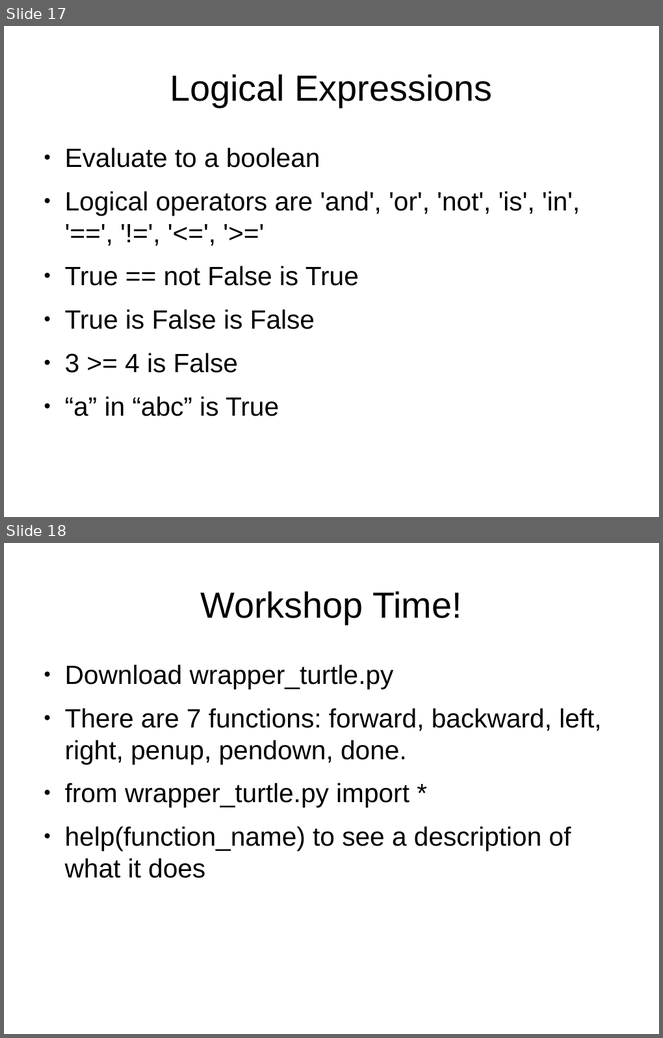
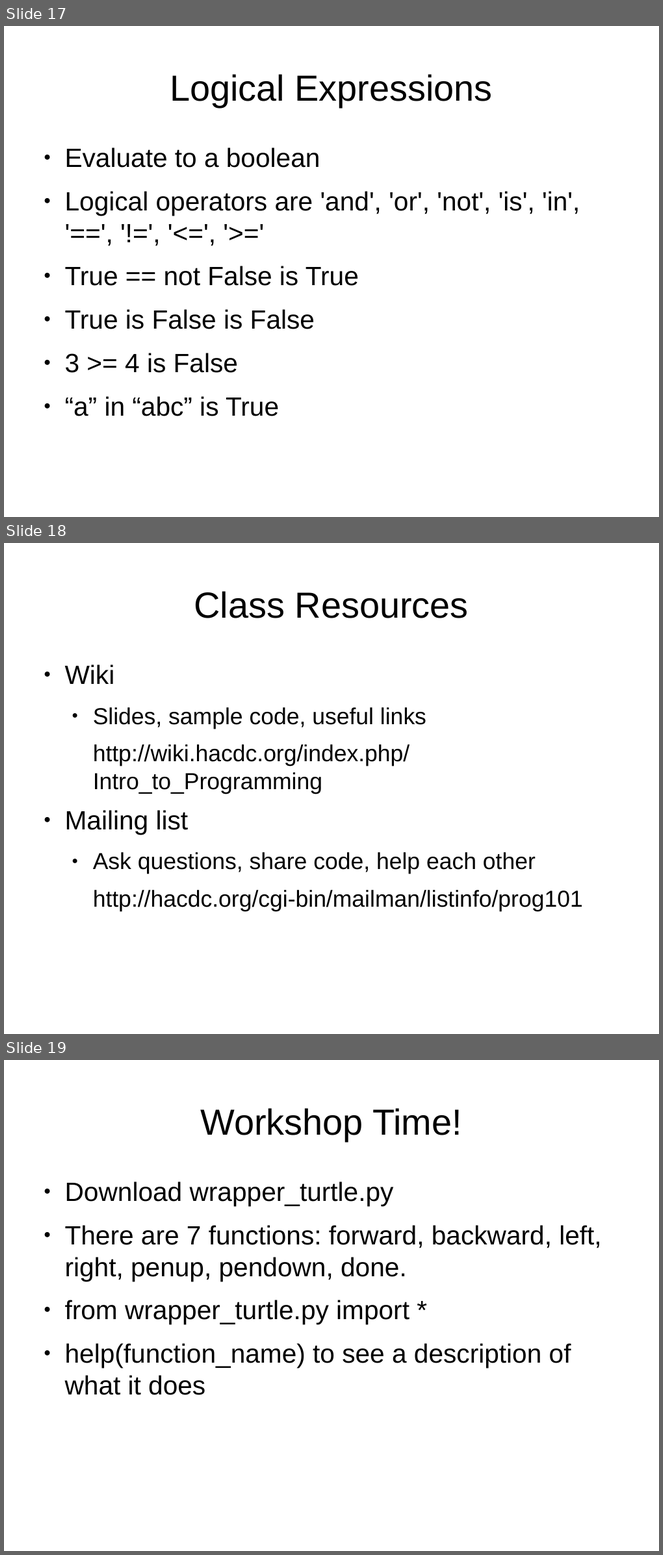
Before and after one commit to bradfordbarr/HacDC-Intro-to-Programming, a slide deck: class_0/class0.odp. Shown one above the other, each under a label of ours: slides 17 and 18 before the commit, slides 17, 18 and 19 after it. The pictures are 663x1038 and 663x1555 pixels, drawn with LibreOffice and Linux fonts; fonts in the diff are those of the drawing. Boxes give left, top, right and bottom in pixels: in the first picture for what was removed or moved away, otherwise in the second. Text is boxed around its words. In the diff, an @@ line names an element or a change of style, - is before the commit and + after.

Commit message:
Added resources slide
- Added a slide with link to the wiki page for the class and the mailing
  list.

--r.

```diff
--- a/class_0/class0.odp
+++ b/class_0/class0.odp
@@ slide 18 added at [4, 543, 659, 1034], background #FFFFFF @@
@@ title added at [194, 591, 469, 618], 44 pt, text #000000 @@
+Class Resources
@@ text added at [65, 665, 583, 912], 28 pt, text #000000 @@
+● Wiki
+  ● Slides, sample code, useful links
+  http://wiki.hacdc.org/index.php/Intro_to_Programming
+● Mailing list
+  ● Ask questions, share code, help each other
+  http://hacdc.org/cgi-bin/mailman/listinfo/prog101
@@ what was slide 18 is now slide 19 @@
```
Also in this commit, not shown: 1 slide changed.
